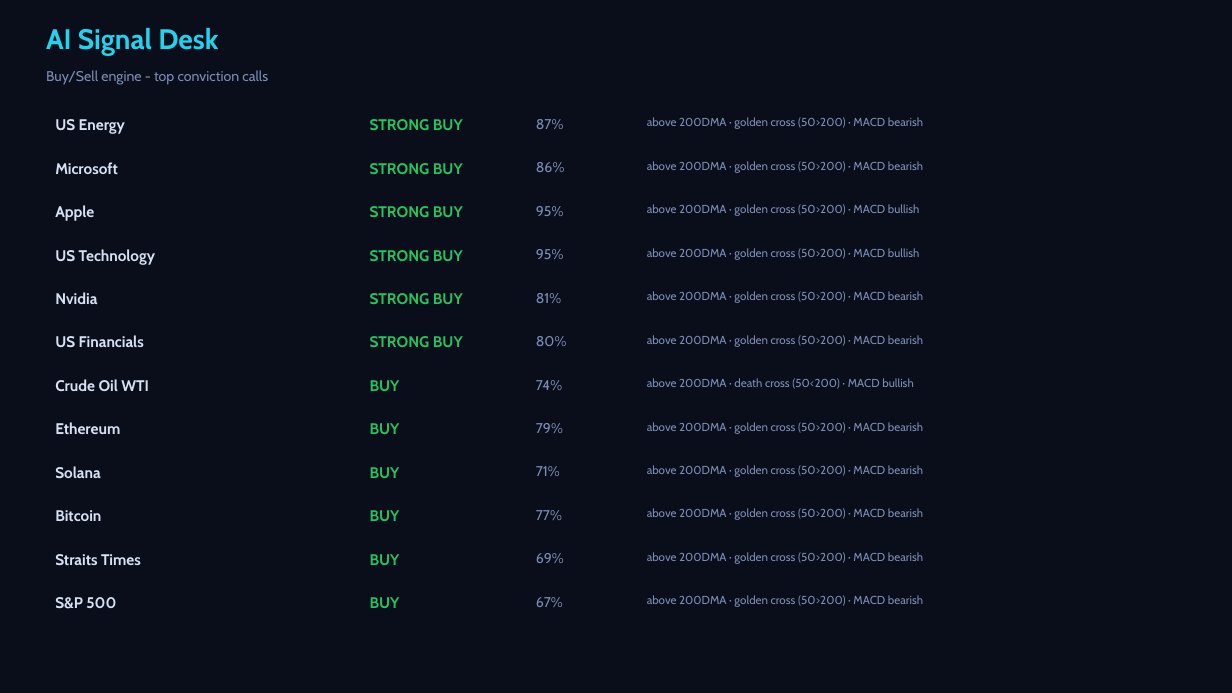
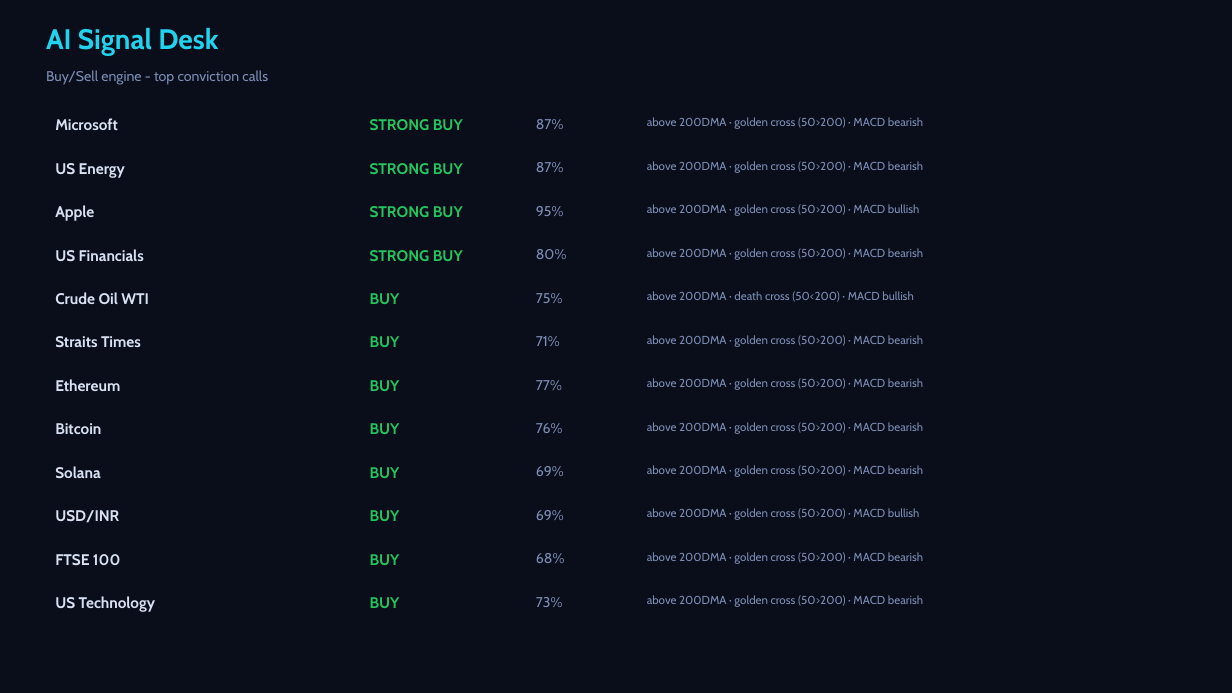
Before and after one commit to Pravkum23/pmr-terminal, a slide deck: slide 4 of docs/pmr_daily.pptx. Drawn at 1232x693 pixels with LibreOffice and Linux fonts; fonts in the diff are those of the drawing. Boxes give left, top, right and bottom in pixels: in the first picture for what was removed or moved away, otherwise in the second. Text is boxed around its words. In the diff, an @@ line names an element or a change of style, - is before the commit and + after.

```diff
--- a/docs/pmr_daily.pptx
+++ b/docs/pmr_daily.pptx
@@ text "US Energy": place and size @@
-text "US Energy" at <box>55,119,125,134</box>
+text "US Energy" at <box>55,163,125,178</box>
@@ text at <box>536,162,564,172</box>: text changed @@
-86%
+87%
@@ text at <box>55,249,144,261</box>: text changed @@
-US Technology
+US Financials
@@ 3 texts: place and size @@
-3 texts at <box>55,336,567,521</box>
+3 texts at <box>55,249,567,434</box>
@@ text removed at <box>536,249,564,259</box> @@
-95%
@@ text at <box>647,248,923,260</box>: text changed @@
-above 200DMA · golden cross (50>200) · MACD bullish
+above 200DMA · golden cross (50>200) · MACD bearish
@@ text removed at <box>55,292,97,304</box> @@
-Nvidia
@@ text at <box>370,293,400,304</box>: text changed @@
-STRONG BUY
+BUY
@@ text at <box>536,293,563,303</box>: text changed @@
-81%
+75%
@@ text at <box>647,291,913,302</box>: text changed @@
-above 200DMA · golden cross (50>200) · MACD bearish
+above 200DMA · death cross (50<200) · MACD bullish
@@ text at <box>55,336,141,347</box>: text changed @@
-US Financials
+Straits Times
@@ text at <box>370,336,400,347</box>: text changed @@
-STRONG BUY
+BUY
@@ text added at <box>536,336,560,346</box>, 11 pt, text #7C8DB5 @@
+71%
@@ text at <box>536,380,562,390</box>: text changed @@
-74%
+77%
@@ text at <box>647,378,923,390</box>: text changed @@
-above 200DMA · death cross (50<200) · MACD bullish
+above 200DMA · golden cross (50>200) · MACD bearish
@@ text at <box>536,423,563,433</box>: text changed @@
-79%
+76%
@@ text at <box>536,466,564,476</box>: text changed @@
-71%
+69%
@@ 3 texts: place and size @@
-3 texts at <box>55,162,564,563</box>
+3 texts at <box>55,118,564,520</box>
@@ text at <box>647,508,919,520</box>: text changed @@
-above 200DMA · golden cross (50>200) · MACD bearish
+above 200DMA · golden cross (50>200) · MACD bullish
@@ text added at <box>55,510,119,523</box>, 12 pt, text #D7E1F3, bold @@
+USD/INR
@@ text removed at <box>536,510,562,520</box> @@
-77%
@@ text at <box>55,554,120,565</box>: text changed @@
-Straits Times
+FTSE 100
@@ text added at <box>536,553,565,563</box>, 11 pt, text #7C8DB5 @@
+68%
@@ text at <box>55,596,155,612</box>: text changed @@
-S&P 500
+US Technology
@@ text at <box>536,597,563,607</box>: text changed @@
-67%
+73%
```
Also in this commit, not shown: 3 other slides changed, 2 other files.
